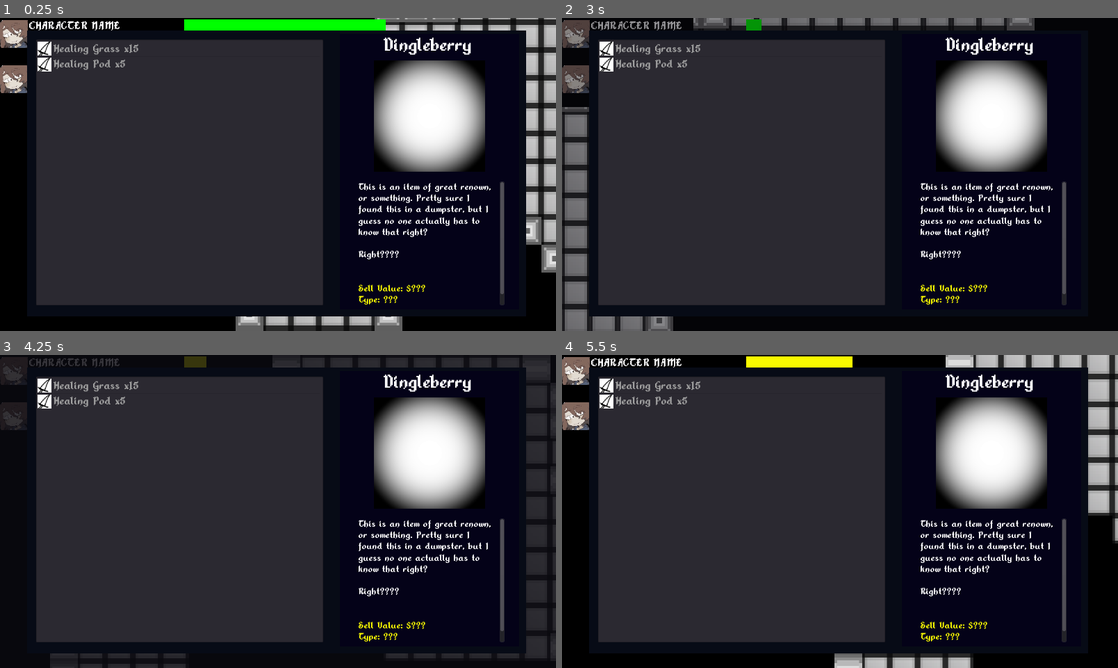
Above: before the commit, frames 1-4 (two rows, left to right).
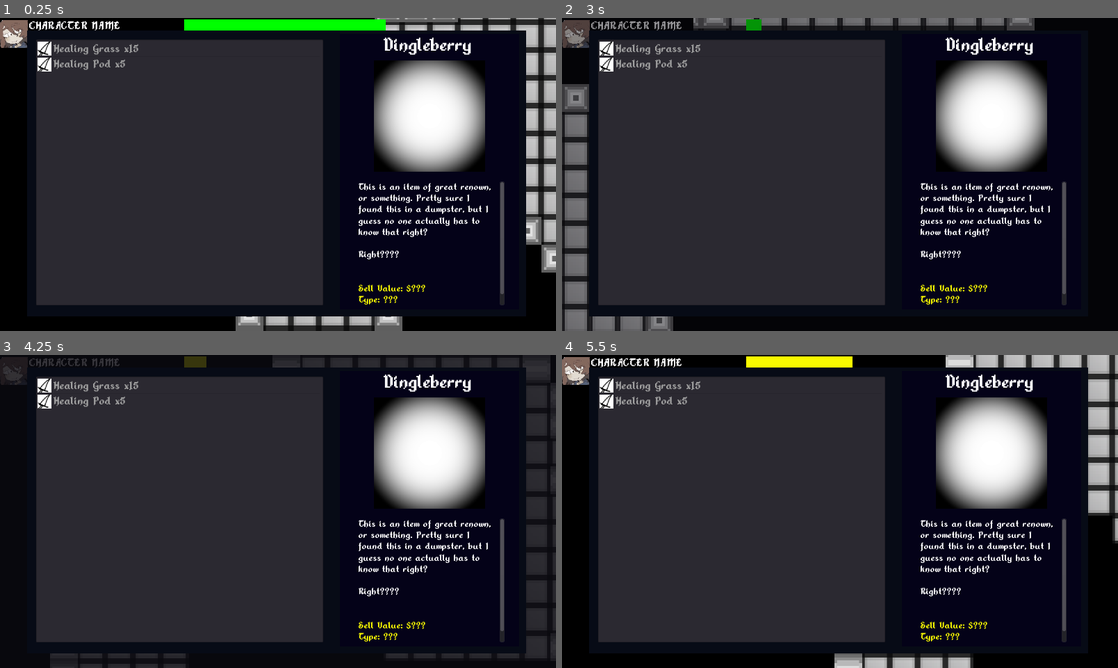
Above: after the commit, the same moments.

Repository: Xpost2000/G.G.D.C.-Team-Project
Game: Godot game, scene res://main_scene/MainGameScreen.tscn
Two runs of this game, one before a commit and one after it. Both use one fixed random seed, a clock stepped at 60 frames per second and the inputs below.
Inputs:
- Up to frame 1 (0.25 s): no input
- Up to frame 2 (3 s): tap Enter at 0.5 s; hold Right (ui_right) 0.53-1.28 s; hold Shift (game_sprinting_action) 0.53-1.28 s; hold Down (ui_down) 1.28-2.03 s; tap Shift (game_sprinting_action) at 1.35, 2.85 s; hold Right (ui_right) 2.03-2.78 s; hold Shift (game_sprinting_action) 2.03-2.78 s; hold Up (ui_up) from 2.78 s (still down)
- Up to frame 3 (4.25 s): release Up (ui_up) at 3.53 s; hold Left (ui_left) from 3.53 s (still down); hold Shift (game_sprinting_action) from 3.53 s (still down)
- Up to frame 4 (5.5 s): release Shift (game_sprinting_action) at 4.28 s; tap Shift (game_sprinting_action) at 4.35 s; release Left (ui_left) at 5.03 s; hold Down (ui_down) from 5.03 s (still down); hold Shift (game_sprinting_action) from 5.03 s (still down)

The runs differ from the first frame. In frame 1, 0.4% of the frame differs, in the area x 0-5%, y 15-24%; in frame 2, 0.6%, in the area x 0-5%, y 15-29%; in frame 3, 0.3%; in frame 4, 0.4%.

Commit message:
Starting grounding with idea of party members represented by symbol

Diff:
--- a/game/PlayerCharacter.gd
+++ b/game/PlayerCharacter.gd
@@ -14,16 +14,50 @@
 
 var stamina_regeneration_cooldown_timer = 0.0;
 
+class PartyMemberStatBlock:
+	func _init():
+		self.dexterity = 10;
+		self.constitution = 10;
+		self.willpower = 10;
+		self.intelligence = 10;
+		self.charisma = 10;
+		self.luck = 10;
+
+	var strength: int;
+	var dexterity: int;
+	var constitution: int;
+	var willpower: int;
+	var intelligence: int;
+	var charisma: int;
+	var luck: int;
+
+class PartyMember:
+	func _init(name, health, defense):
+		self.name = name;
+		self.health = health;
+		self.max_health = health;
+		self.defense = defense;
+
+		self.level = 1;
+		self.experience = 0;
+		self.experience_to_next = 150;
+
+		self.stats = PartyMemberStatBlock.new();
+
+	var name: String;
+	var health: int;
+	var max_health: int;
+
+	var defense: int;
+
+	var level: int;
+	var experience: int;
+	var experience_to_next: int;
+
+	var stats: PartyMemberStatBlock;
+
 var health = 100;
 var sprinting_stamina = SPRINTING_STAMINA_MAX;
-
-var strength = 10;
-var dexterity = 10;
-var constitution = 10;
-var willpower = 10;
-var intelligence = 10;
-var charisma = 10;
-var luck = -10;
 
 # Expect inventories to look like this
 #
@@ -31,8 +65,17 @@
 #  { "name_of_item", count }
 # ]
 #
+var party_members = [];
 var inventory = [];
+
 var gold = 0;
+
+func add_party_member_default(name):
+	print("TODO");
+	pass;
+
+func add_party_member(party_member):
+	pass;
 
 func _ready():
 	inventory = [["healing_grass", 15],
--- a/ui/UILayer.tscn
+++ b/ui/UILayer.tscn
@@ -1,7 +1,6 @@
-[gd_scene load_steps=17 format=2]
+[gd_scene load_steps=13 format=2]
 
 [ext_resource path="res://fonts/Alkhemikal.ttf" type="DynamicFontData" id=1]
-[ext_resource path="res://images/party-icons/main_character_icon.png" type="Texture" id=2]
 [ext_resource path="res://ui/UILayer.gd" type="Script" id=3]
 [ext_resource path="res://ui/DimmerRect.gd" type="Script" id=4]
 [ext_resource path="res://ui/PartyMemberCard.tscn" type="PackedScene" id=5]
@@ -9,16 +8,6 @@
 [ext_resource path="res://ui/Inventory.gd" type="Script" id=7]
 [ext_resource path="res://ui/ItemPreview.gd" type="Script" id=8]
 [ext_resource path="res://ui/InventoryUI.gd" type="Script" id=9]
-
-[sub_resource type="DynamicFont" id=1]
-size = 30
-font_data = ExtResource( 1 )
-
-[sub_resource type="DynamicFont" id=2]
-font_data = ExtResource( 1 )
-
-[sub_resource type="Theme" id=3]
-default_font = SubResource( 2 )
 
 [sub_resource type="DynamicFont" id=4]
 size = 30
@@ -49,76 +38,6 @@
 }
 
 [node name="MemberCard" parent="PartyMemberInformation" instance=ExtResource( 5 )]
-
-[node name="MemberCard2" type="ColorRect" parent="PartyMemberInformation"]
-margin_top = 104.0
-margin_right = 303.0
-margin_bottom = 204.0
-rect_min_size = Vector2( 285, 100 )
-color = Color( 0, 0, 0, 1 )
-__meta__ = {
-"_edit_use_anchors_": false
-}
-
-[node name="CardLayout" type="HBoxContainer" parent="PartyMemberInformation/MemberCard2"]
-margin_top = 4.0
-margin_right = 392.0
-margin_bottom = 132.0
-__meta__ = {
-"_edit_use_anchors_": false
-}
-
-[node name="TextureRect" type="TextureRect" parent="PartyMemberInformation/MemberCard2/CardLayout"]
-margin_right = 64.0
-margin_bottom = 128.0
-texture = ExtResource( 2 )
-stretch_mode = 3
-__meta__ = {
-"_edit_use_anchors_": false
-}
-
-[node name="MemberInfo" type="VBoxContainer" parent="PartyMemberInformation/MemberCard2/CardLayout"]
-margin_left = 68.0
-margin_right = 263.0
-margin_bottom = 128.0
-__meta__ = {
-"_edit_use_anchors_": false
-}
-
-[node name="MemberName" type="Label" parent="PartyMemberInformation/MemberCard2/CardLayout/MemberInfo"]
-margin_right = 195.0
-margin_bottom = 31.0
-custom_fonts/font = SubResource( 1 )
-text = "ALPHABET SOUP"
-__meta__ = {
-"_edit_use_anchors_": false
-}
-
-[node name="MemberStats" type="VBoxContainer" parent="PartyMemberInformation/MemberCard2/CardLayout/MemberInfo"]
-margin_top = 35.0
-margin_right = 195.0
-margin_bottom = 91.0
-theme = SubResource( 3 )
-__meta__ = {
-"_edit_use_anchors_": false
-}
-
-[node name="Health" type="Label" parent="PartyMemberInformation/MemberCard2/CardLayout/MemberInfo/MemberStats"]
-margin_right = 195.0
-margin_bottom = 16.0
-text = "HEALTH: 100/100"
-
-[node name="Defense" type="Label" parent="PartyMemberInformation/MemberCard2/CardLayout/MemberInfo/MemberStats"]
-margin_top = 20.0
-margin_right = 195.0
-margin_bottom = 36.0
-text = "DEFENSE: 100/100"
-
-[node name="Experience" type="Label" parent="PartyMemberInformation/MemberCard2/CardLayout/MemberInfo/MemberStats"]
-margin_top = 40.0
-margin_right = 195.0
-margin_bottom = 56.0
-text = "XP TO NEXT: 0/1000"
 
 [node name="SprintingStaminaBar" type="ColorRect" parent="."]
 margin_left = 424.0
